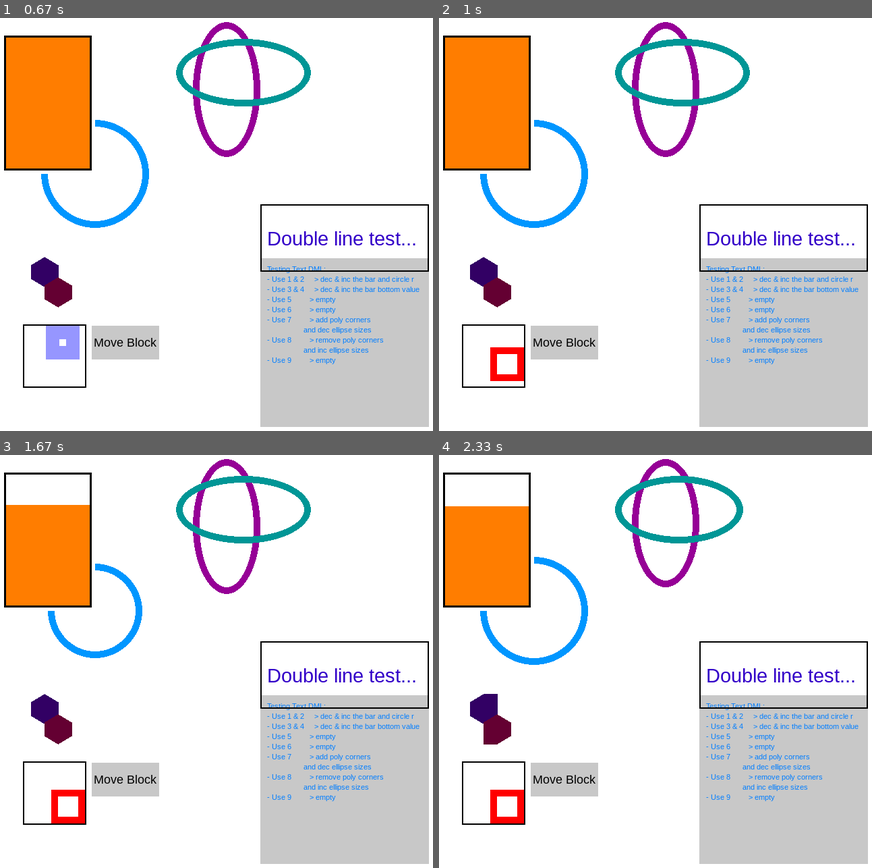
Above: before the commit, frames 1-4 (two rows, left to right).
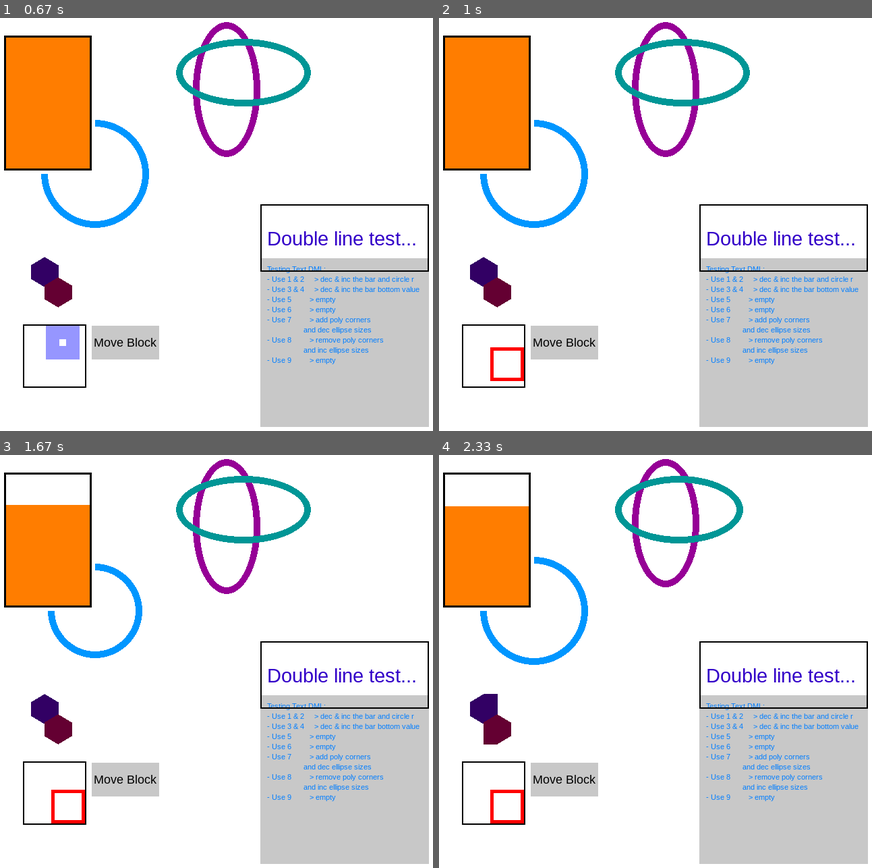
Above: after the commit, the same moments.

Repository: reimerrigtering/PygameUIExtension
Game: pygame game, started from testing.py
Two runs of this game, one before a commit and one after it. Both use one fixed random seed, a clock stepped at 60 frames per second and the inputs below.
Inputs:
- Up to frame 1 (0.67 s): click "Move Block" at 0.38 s
- Up to frame 2 (1 s): click "Move Block" at 0.72 s
- Up to frame 3 (1.67 s): tap 4 at 1 s; tap 1 at 1.33 s
- Up to frame 4 (2.33 s): tap 2 at 1.67 s; tap 7 at 2 s

Frame 1 is identical in both runs. In frame 2, 0.2% of the frame differs, in the area x 12-19%, y 80-88%; in frame 3, 0.2%; in frame 4, 0.2%.

Commit message:
Fixed bugs in ObjectAnimation class

Diff:
--- a/testing.py
+++ b/testing.py
@@ -64,6 +64,7 @@
     moves = (moving_block_right, moving_block_down, moving_block_left, moving_block_up)
     moves[moving_block_seq_pos].start()
 
+    print(f'pos {moving_block_seq_pos} - border {moving_block.border} - color {moving_block.color}')
     if moving_block_seq_pos % 2 == 0:
         blue_block_color.start()
         block_border.start()
--- a/ui_classes.py
+++ b/ui_classes.py
@@ -770,7 +770,7 @@
                 return wait_time, object_index
 
             if 'time' in kwargs.keys():
-                if action in (cls.SCALE_TO, cls.MOVE_TO, cls.CHANGE_CORNER_RADIUS_TO):
+                if action in (cls.SCALE_TO, cls.MOVE_TO, cls.CHANGE_CORNER_RADIUS_TO, cls.CHANGE_BORDER_WIDTH_TO):
                     wait_time = start_action_time - Frame.get() + kwargs['time']
                 else:
                     wait_time = kwargs['time']
@@ -806,10 +806,10 @@
 
                     case cls.MOVE:
                         if 'x' in kwargs.keys():
-                            step_size = kwargs['x'] * transform_factor
+                            step_size = int(kwargs['x'] * transform_factor)
                             cur_object.x += step_size
                         if 'y' in kwargs.keys():
-                            step_size = kwargs['y'] * transform_factor
+                            step_size = int(kwargs['y'] * transform_factor)
                             cur_object.y += step_size
 
                         if 'x' not in kwargs.keys() and 'y' not in kwargs.keys():
@@ -818,11 +818,11 @@
                     case cls.MOVE_TO:
                         if 'x' in kwargs.keys():
                             delta_x = kwargs['x'] - cur_object.x
-                            step_size = delta_x * transform_factor
+                            step_size = int(delta_x * transform_factor)
                             cur_object.x += step_size
                         if 'y' in kwargs.keys():
                             delta_y = kwargs['y'] - cur_object.y
-                            step_size = delta_y * transform_factor
+                            step_size = int(delta_y * transform_factor)
                             cur_object.y += step_size
 
                         if 'x' not in kwargs.keys() and 'y' not in kwargs.keys():
@@ -830,16 +830,16 @@
 
                     case cls.CHANGE_CORNER_RADIUS:
                         if 'radius' in kwargs.keys():
-                            step_size = kwargs['radius'] * transform_factor
-                            cur_object.corner_radius_all = round(cur_object.corner_radius_all + step_size)
+                            step_size = int(kwargs['radius'] * transform_factor)
+                            cur_object.corner_radius_all += step_size
                         else:
                             raise KeyError('radius key should be given to use CHANGE_CORNER_RADIUS action')
 
                     case cls.CHANGE_CORNER_RADIUS_TO:
                         if 'radius' in kwargs.keys():
                             delta_r = kwargs['radius'] - cur_object.corner_radius_all
-                            step_size = delta_r * transform_factor
-                            cur_object.corner_radius_all = round(cur_object.corner_radius_all + step_size)
+                            step_size = int(delta_r * transform_factor)
+                            cur_object.corner_radius_all += step_size
                         else:
                             raise KeyError('radius key should be given to use CHANGE_CORNER_RADIUS_TO action')
 
@@ -863,8 +863,9 @@
                     case cls.CHANGE_BORDER_WIDTH_TO:
                         if 'border' in kwargs.keys():
                             delta_b = kwargs['border'] - cur_object.border
-                            step_size = delta_b * transform_factor
-                            cur_object.border = round(cur_object.border + step_size)
+                            step_size = int(delta_b * transform_factor)
+                            cur_object.border += step_size
+                            print(f'{cur_object.border} - {kwargs['border']} - {step_size}')
                         else:
                             raise KeyError('border key should be given to use CHANGE_BORDER_WIDTH_TO action')
 
@@ -900,7 +901,8 @@
 
     def stop(self):
         if self in ObjectAnimation.running_animations:
-            ObjectAnimation.running_animations.remove(self)
+            # ObjectAnimation.running_animations.remove(self)
+            ObjectAnimation.running_animations[ObjectAnimation.running_animations.index(self)] = None
 
         if self.stop_reset:
             self.reset()
@@ -954,7 +956,10 @@
     @classmethod
     def update_animations(cls):
         for animation in cls.running_animations:
-            animation.process_animation()
+            if animation is not None:
+                animation.process_animation()
+
+        cls.running_animations = [a for a in cls.running_animations if a is not None]
 
 
 @dataclass
Not shown, changed: TODOs.txt
